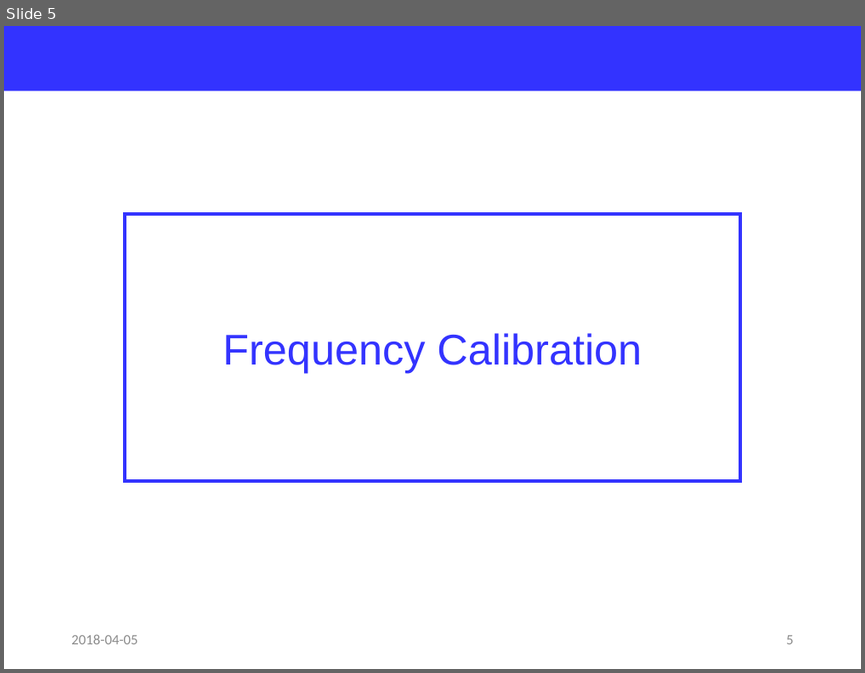
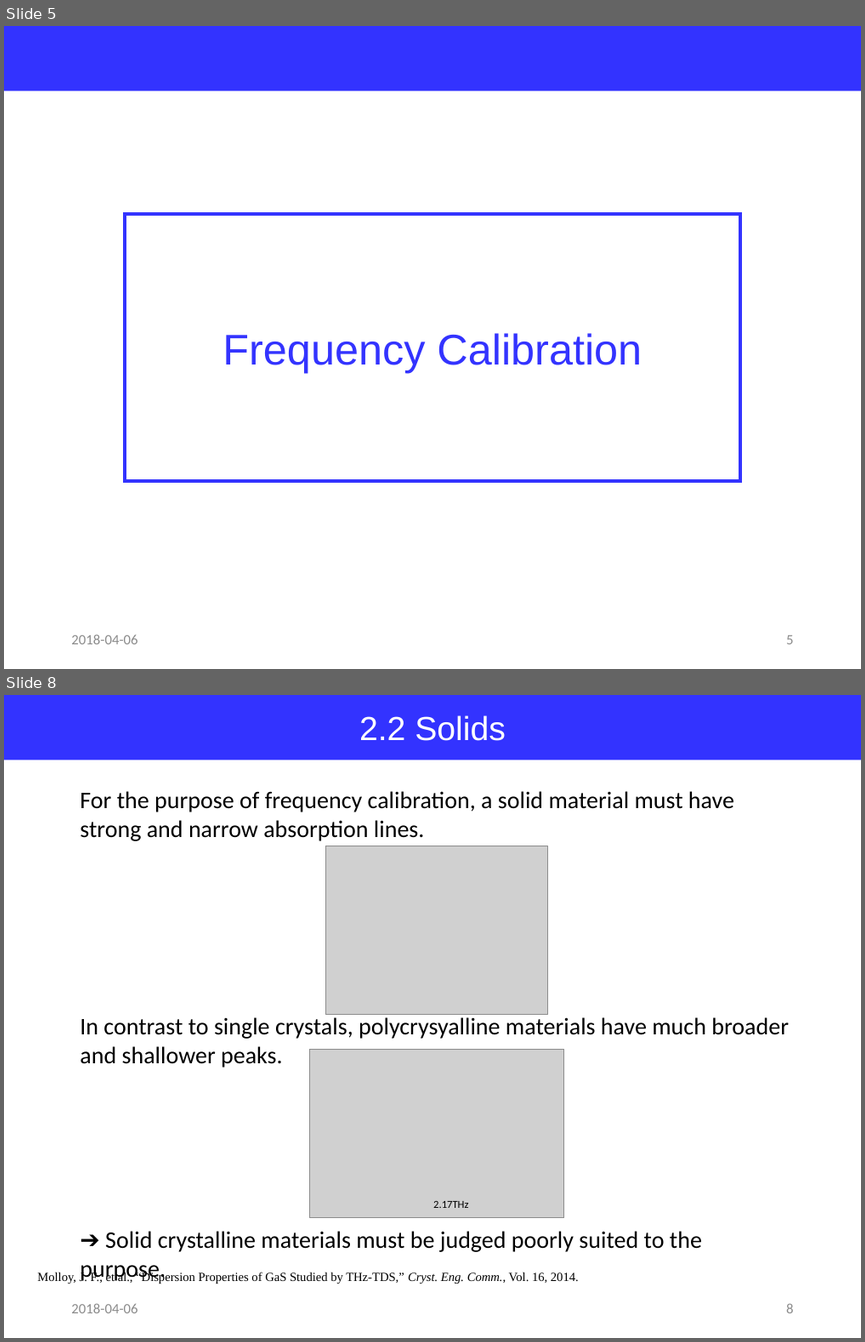
Before and after one commit to jglee96/NBTP_Lab, a slide deck: Terahertz Metrology/Ch6/Terahertz Metrology_Ch6.pptx. Shown one above the other, each under a label of ours: slide 5 before the commit, slides 5 and 8 after it; the slides between them are not shown. The pictures are 865x673 and 865x1342 pixels, drawn with LibreOffice and Linux fonts; fonts in the diff are those of the drawing; grey boxes stand for pictures. Boxes give left, top, right and bottom in pixels: in the first picture for what was removed or moved away, otherwise in the second. Text is boxed around its words. In the diff, an @@ line names an element or a change of style, - is before the commit and + after.

```diff
--- a/Terahertz Metrology/Ch6/Terahertz Metrology_Ch6.pptx
+++ b/Terahertz Metrology/Ch6/Terahertz Metrology_Ch6.pptx
@@ slide 8 added at (4, 695, 861, 1338), background #FFFFFF @@
@@ rectangle added at (4, 695, 861, 760), fill #3333FF, 28 pt, text #FFFFFF @@
+2.2 Solids
@@ text added at (80, 791, 734, 841), 20 pt, text #000000 @@
+For the purpose of frequency calibration, a solid material must have strong and narrow absorption lines.
@@ picture added at (325, 845, 547, 1015) @@
@@ text added at (80, 1017, 789, 1067), 20 pt, text #000000 @@
+In contrast to single crystals, polycrysyalline materials have much broader and shallower peaks.
@@ picture added at (309, 1049, 563, 1218) @@
@@ text added at (433, 1201, 468, 1208), 9 pt, text #000000 @@
+2.17THz
@@ text added at (105, 1231, 702, 1252), 20 pt, text #000000 @@
+➔ Solid crystalline materials must be judged poorly suited to the purpose.
@@ text added at (37, 1271, 579, 1283), 10.5 pt, text #000000 @@
+Molloy, J. F., et al., “Dispersion Properties of GaS Studied by THz-TDS,” Cryst. Eng. Comm., Vol. 16, 2014.
@@ text added at (71, 1303, 137, 1313), 12 pt, text #8C8C8C @@
+2018-04-06
@@ page number added at (786, 1303, 793, 1313), 12 pt, text #8C8C8C @@
+8
@@ slide 5 changed as well @@
@@ text at (71, 634, 137, 644): text changed @@
-2018-04-05
+2018-04-06
```
Also in this commit, not shown: 5 other slides changed, 9 other slides added, 1 slide removed, 11 other files.
